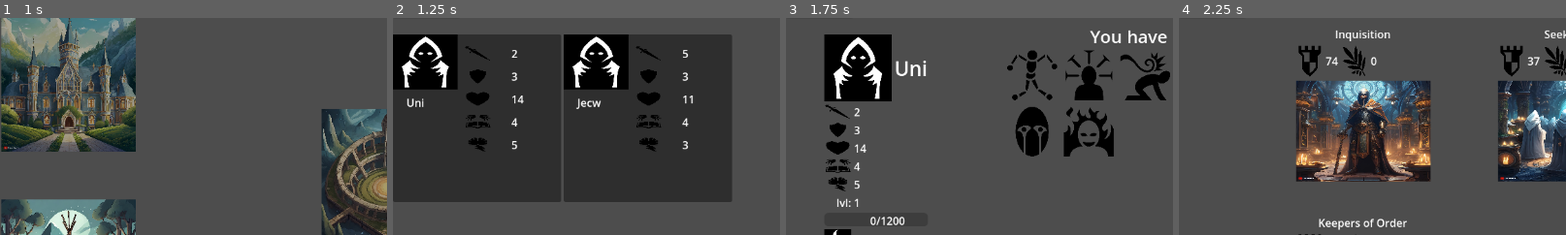
Above: before the commit, frames 1-4 (left to right).
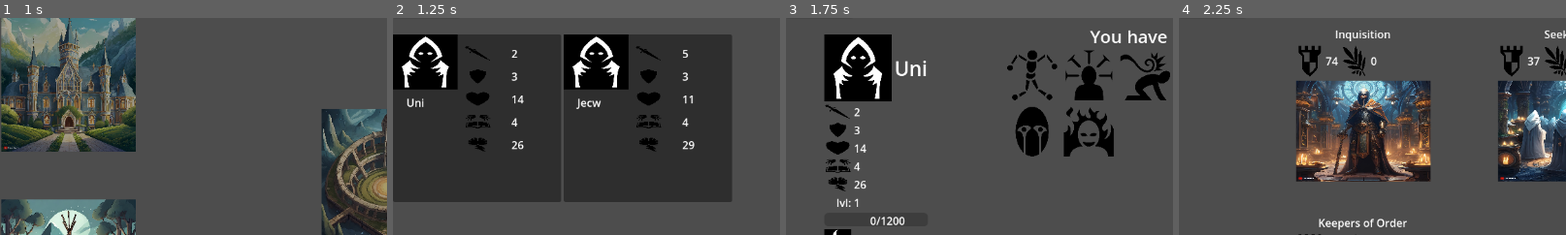
Above: after the commit, the same moments.

Repository: ualisars/ManagementPrototype
Game: Godot game, scene res://Interface/General/player_interface.tscn
Same seed, same stepped clock (60 frames per second), same inputs: the game is played once before the commit and once after it.
Inputs (mouse positions are % of the whole screen's width and height, from its top left):
- Up to frame 1 (1 s): click "Camp" at 0.5 s
- Up to frame 2 (1.25 s): no input
- Up to frame 3 (1.75 s): move the mouse to (11, 32) at 1.27 s; press the mouse at (11, 32) at 1.28 s
- Up to frame 4 (2.25 s): tap Enter at 2 s; move the mouse to (46, 5) at 2.02 s; release the mouse at (46, 5) at 2.03 s; click (46, 5) at 2.1 s
The pictures show only the part of the screen within x 0-50%, y 9-59%; the shares and areas given below are measured in that part.

Frame 1 is identical in both runs. In frame 2, 0.1% of the frame differs, in the area x 30-78%, y 56-61%; in frame 3, less than 0.1%; in frame 4, nothing differs.

Commit message:
add cast_usage_speed

Diff:
--- a/Characters/character.gd
+++ b/Characters/character.gd
@@ -121,16 +121,20 @@
 	var spell: CharacterSpell = characteristics.choose_spell()
 	var spell_particle = spell.spell_particle.instantiate()
 
+	spell_particle.cast_time = calculate_cast_time(cast_speed)
+	spell_particle.spell = spell
+	spell_particle.damage = attack
+
 	add_child(spell_particle)
 
 	spell_particle.owner_character = self
 	spell_particle.enemy_id = enemy.id
 	spell_particle.target_character = enemy
 	spell_particle.global_position = global_position + Vector3(0, 1.2, 0)
-	spell_particle.damage = attack
+
 	spell_particle.direction = global_position.direction_to(enemy.global_position)
-	spell_particle.spell = spell
-	spell_particle.cast_speed = cast_speed
+
+
 
 func calculate_cast_time(cast_speed: int) -> float:
 	var maximum_cast_time: float = 5.0
--- a/Characters/characteristic.gd
+++ b/Characters/characteristic.gd
@@ -40,7 +40,7 @@
 	attack = rng.randi_range(2, 5)
 	defense = rng.randi_range(1, 3)
 	cast_speed = rng.randi_range(2, 8)
-	concentration = rng.randi_range(2, 6)
+	concentration = rng.randi_range(20, 30)
 
 	cost = health + attack + defense + concentration + cast_speed
 
--- a/Spells/spell_3d.gd
+++ b/Spells/spell_3d.gd
@@ -11,6 +11,8 @@
 var cast_speed: float
 var spell: CharacterSpell
 var target_character: Character3D
+var cast_usage_speed: float
+var cast_time: float
 
 
 func _process(delta):
--- a/SpellsShaders/distraction_spell_cast.gd
+++ b/SpellsShaders/distraction_spell_cast.gd
@@ -8,19 +8,25 @@
 
 var material: ShaderMaterial
 
+var total_duration: float
+
 func _ready():
 	material = distraction_spell_cast_particle.material_override
 	material.set_shader_parameter("TransitionAmount", 0.0)
+	cast_usage_speed = 1.8
+
+	total_duration = cast_usage_speed + cast_time
 
 func _process(delta):
 	elapsed_time += delta
 
-	transition_amount = elapsed_time / cast_speed
+	transition_amount = lerp(0.0, 1.0, elapsed_time / total_duration)
 
-	transition_amount = min(transition_amount, 1.0)
+	transition_amount = clamp(transition_amount, 0.0, 1.0)
 
 	if transition_amount >= 1.0:
 		Messenger.SPELL_EFFECT_APPLIED.emit(owner_character, target_character, spell)
+		set_process(false)
 		queue_free()
 
 	material.set_shader_parameter("TransitionAmount", transition_amount)
